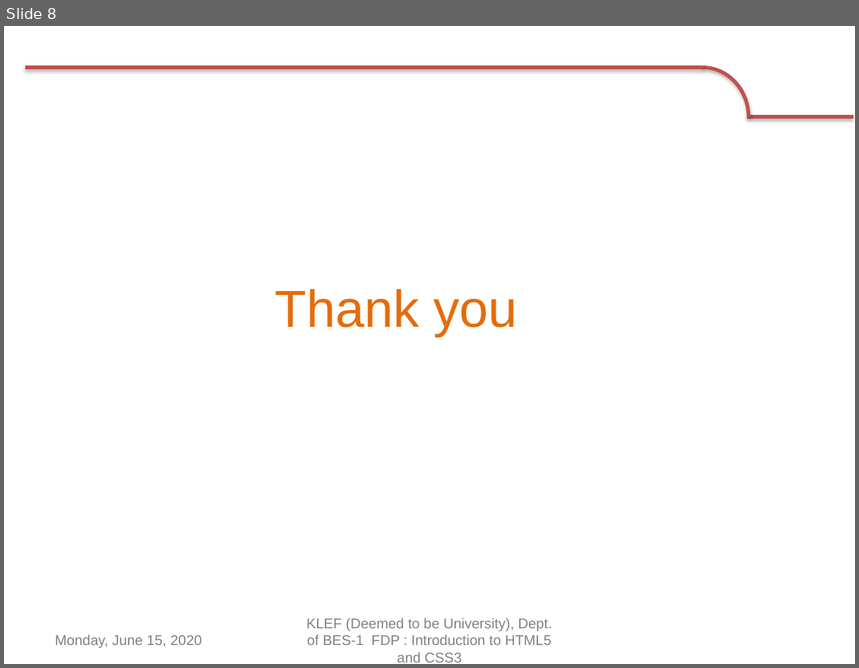
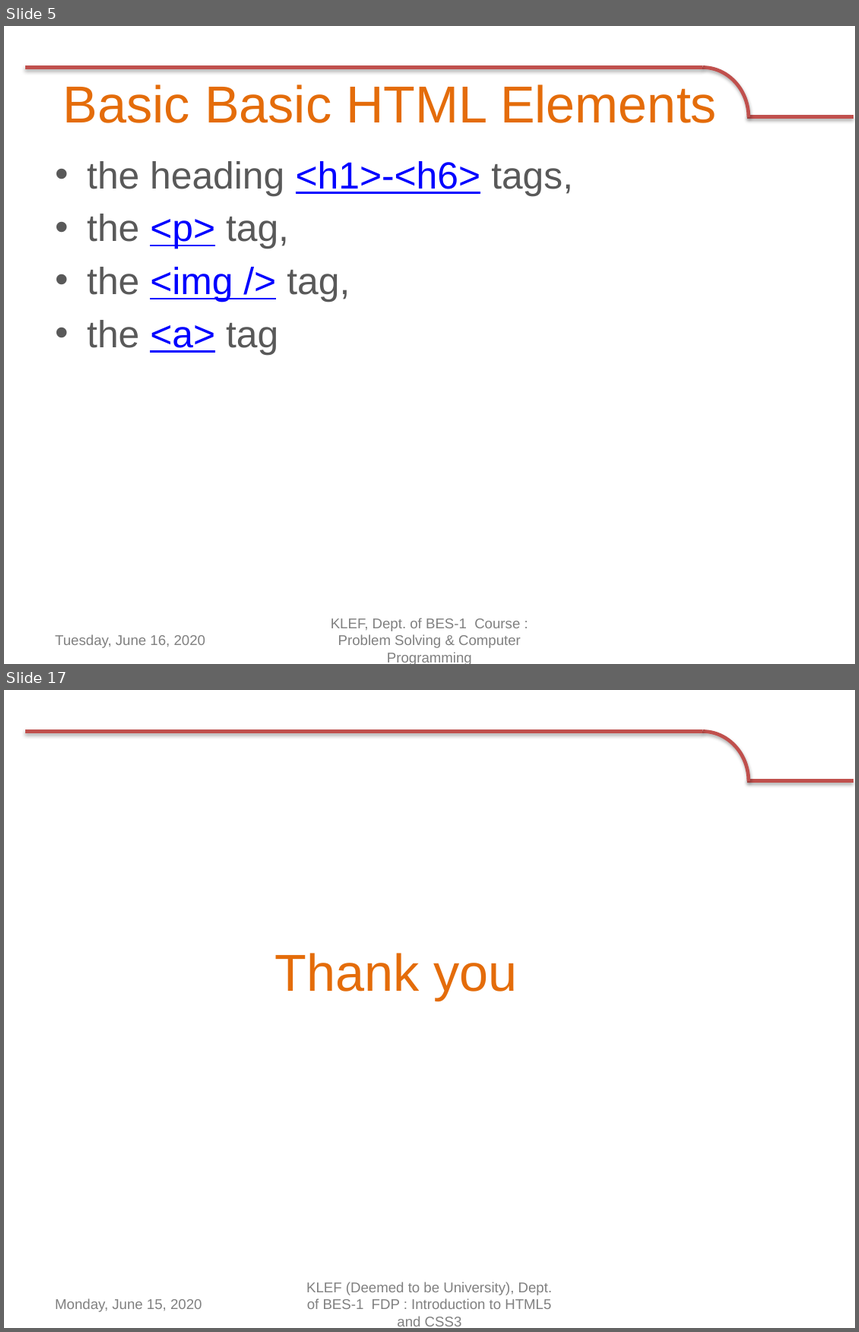
Before and after one commit to navbharti/https---github.com-navbharti-webdesign, a slide deck: html/ppt/day two.pptx. Shown one above the other, each under a label of ours: slide 8 before the commit, slides 5 and 17 after it; the slides between them are not shown. The pictures are 859x668 and 859x1332 pixels, drawn with LibreOffice and Linux fonts; fonts in the diff are those of the drawing; background and template pictures are left out. Boxes give left, top, right and bottom in pixels: in the first picture for what was removed or moved away, otherwise in the second. Text is boxed around its words. In the diff, an @@ line names an element or a change of style, - is before the commit and + after.

```diff
--- a/html/ppt/day two.pptx
+++ b/html/ppt/day two.pptx
@@ slide 5 added at [4, 26, 855, 664], background #FFFFFF; not listed: 3 template elements that a slide beside it also shows @@
@@ title added at [63, 85, 717, 123], 44 pt, text #E46C0A @@
+Basic Basic HTML Elements
@@ text added at [87, 161, 573, 355], 32 pt, text #595959 @@
+• the heading <h1>-<h6> tags,
+• the <p> tag,
+• the <img /> tag,
+• the <a> tag
@@ text added at [331, 618, 521, 664], 12 pt, text #808080 @@
+KLEF, Dept. of BES-1 Course : Problem Solving & Computer Programming
@@ text added at [55, 635, 205, 648], 12 pt, text #808080 @@
+Tuesday, June 16, 2020
@@ what was slide 8 is now slide 17 @@
```
Also in this commit, not shown: 7 slides changed, 8 other slides added, 2 other files.
